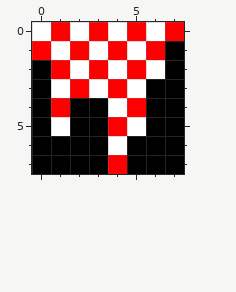
A pixel-art sprite gets an edit: imagenes/techo.png. Above, as it was before the edit.
The file is 24x24 pixels, drawn in blocks of 3x3; one block is one cell here.
New version:
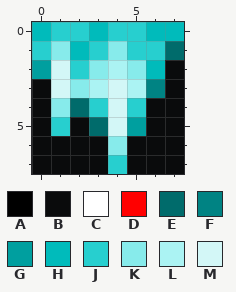
Palette (. is transparent): A #000000  B #0a0b0c  C #ffffff  D #ff0000  E #006b6b  F #008383  G #009f9f  H #00bbbb  J #27cfcf  K #87ebeb  L #abf3f3  M #d3f7f7
The exact change:
Changed rows in their new state; - is an unchanged pixel.
first column x 0:
0 HJJHJJHH
1 JKHJKJJE
2 GMJKLKHB
3 BMKLMLFB
4 BKEJMJBB
5 BJBEMGBB
6 BBBBKBBB
7 BBBBJBBB
Pixel boxes of the changes (left, top, right, bottom) in both pictures:
changed: (32, 22, 184, 174)
